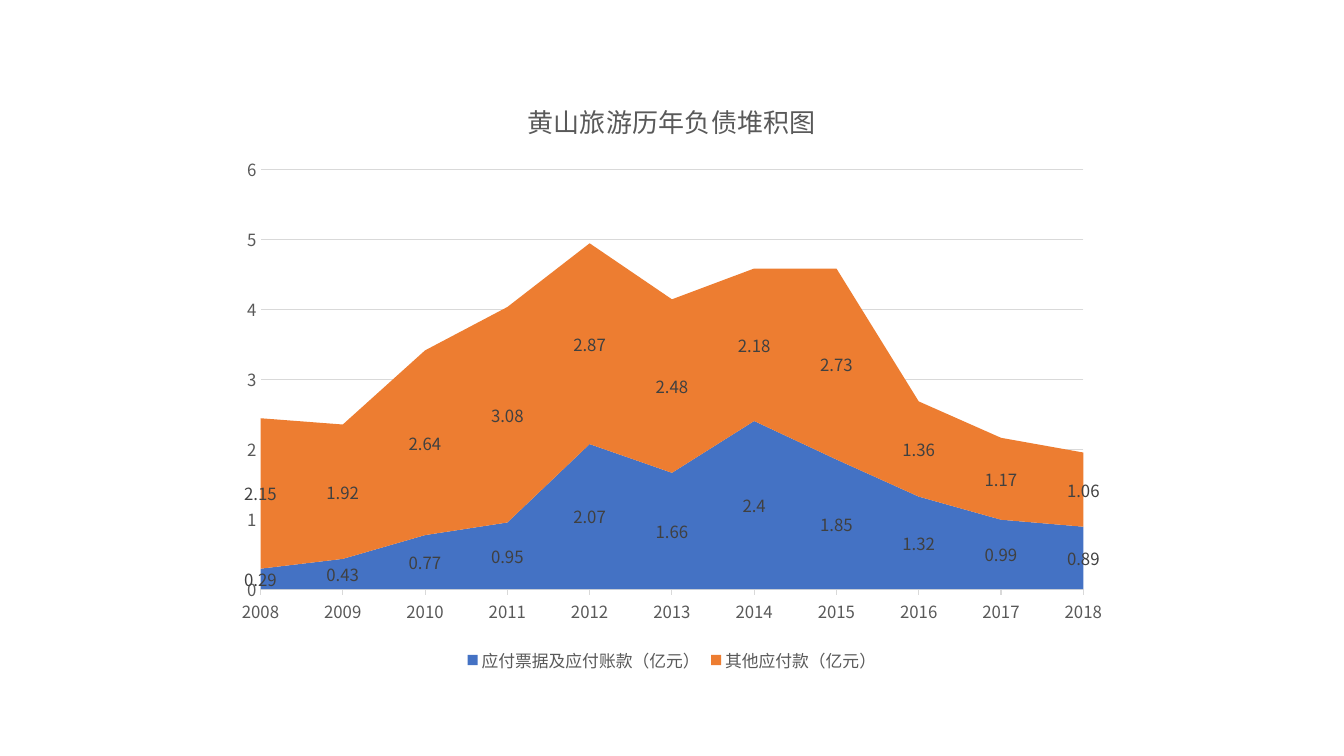
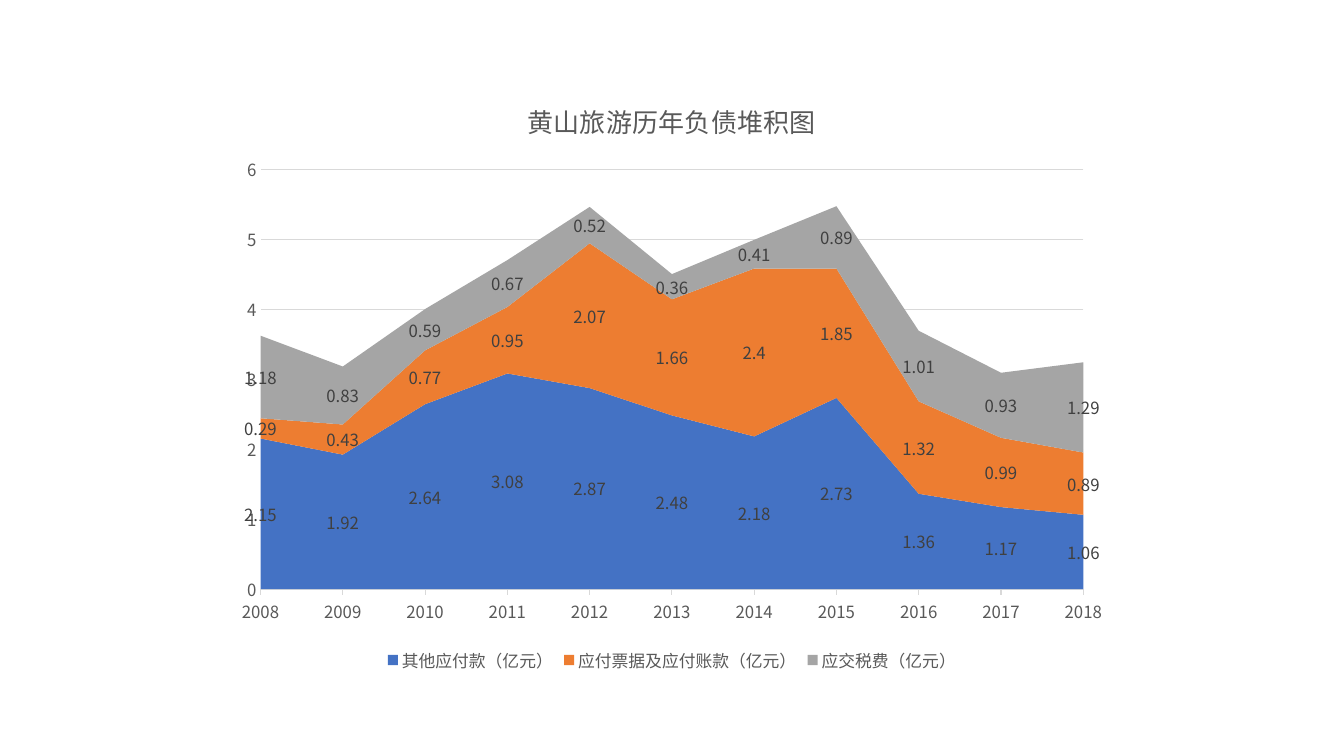
Before and after one commit to mxw2/stackDataDeal, a slide deck: slide 10 of result_ppt/11黄山旅游/11黄山旅游.pptx. Drawn at 1344x756 pixels with LibreOffice and Linux fonts; fonts in the diff are those of the drawing. Boxes give left, top, right and bottom in pixels: in the first picture for what was removed or moved away, otherwise in the second. Text is boxed around its words. In the diff, an @@ line names an element or a change of style, - is before the commit and + after.

```diff
--- a/result_ppt/11黄山旅游/11黄山旅游.pptx
+++ b/result_ppt/11黄山旅游/11黄山旅游.pptx
@@ area stacked chart at bbox=[224, 80, 1120, 678] @@
-应付票据及应付账款（亿元）: 0.29, 0.43, 0.77, 0.95, 2.07, 1.66, 2.4, 1.85, 1.32, 0.99, 0.89
+其他应付款（亿元）: 2.15, 1.92, 2.64, 3.08, 2.87, 2.48, 2.18, 2.73, 1.36, 1.17, 1.06
-其他应付款（亿元）: 2.15, 1.92, 2.64, 3.08, 2.87, 2.48, 2.18, 2.73, 1.36, 1.17, 1.06
+应付票据及应付账款（亿元）: 0.29, 0.43, 0.77, 0.95, 2.07, 1.66, 2.4, 1.85, 1.32, 0.99, 0.89
+应交税费（亿元）: 1.18, 0.83, 0.59, 0.67, 0.52, 0.36, 0.41, 0.89, 1.01, 0.93, 1.29
```
Also in this commit, not shown: 4 other slides changed, 1 slide added, 1 slide removed, 7 other files.
